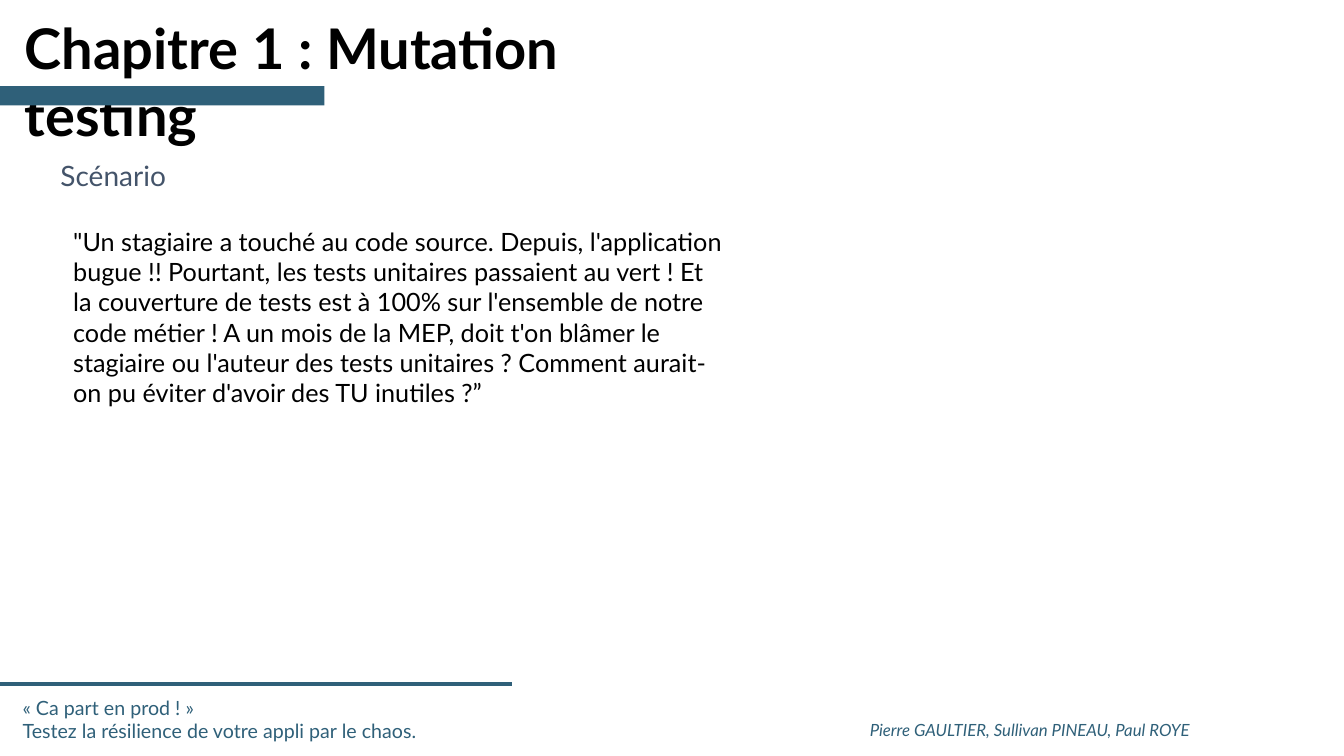
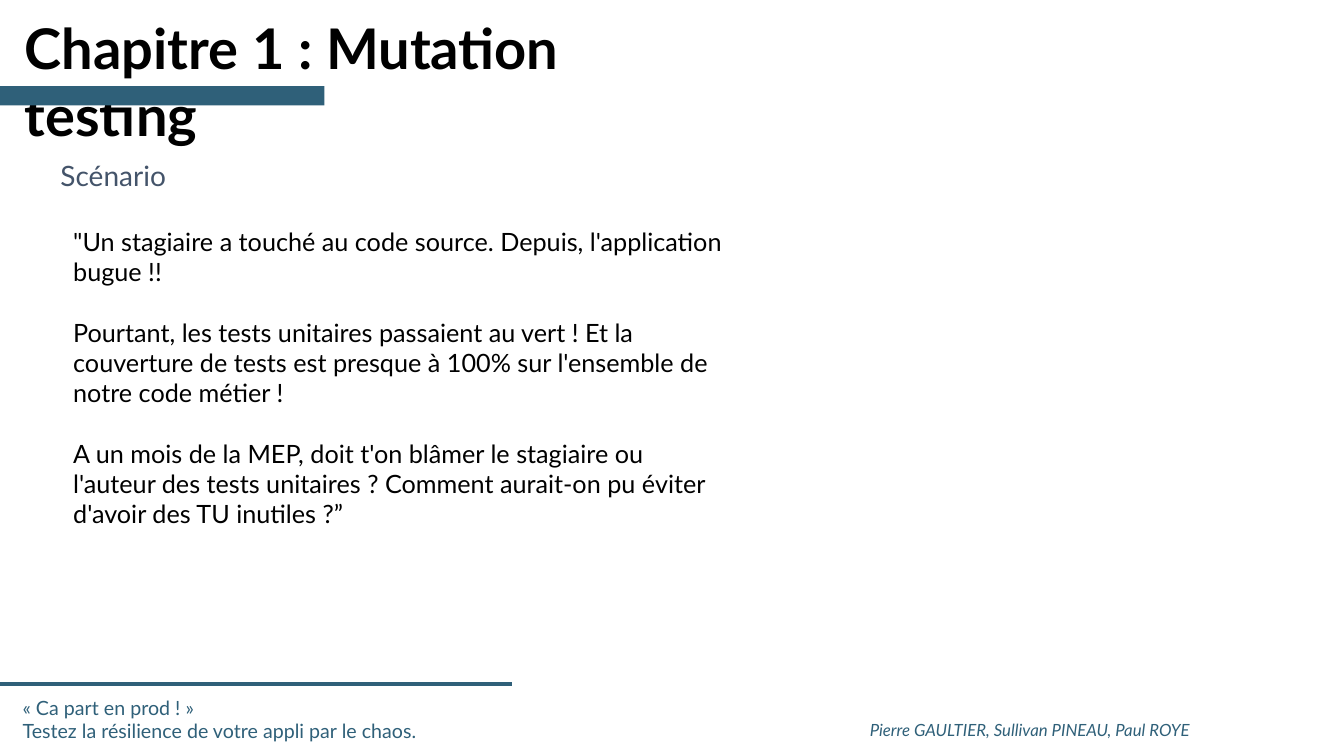
Before and after one commit to SII-Codelab-Chaos/Codelab-Chaos-TP, a slide deck: slide 9 of Hands-On -Chaos - SLIDES.pptx (slide 8 before the commit). Drawn at 1344x756 pixels with LibreOffice and Linux fonts; fonts in the diff are those of the drawing; background and template pictures are left out. Boxes give left, top, right and bottom in pixels: in the first picture for what was removed or moved away, otherwise in the second. Text is boxed around its words. In the diff, an @@ line names an element or a change of style, - is before the commit and + after.

```diff
--- a/Hands-On -Chaos - SLIDES.pptx
+++ b/Hands-On -Chaos - SLIDES.pptx
@@ text at [73,232,722,524]: text changed @@
-"Un stagiaire a touché au code source. Depuis, l'application bugue !! Pourtant, les tests unitaires passaient au vert ! Et la couverture de tests est à 100% sur l'ensemble de notre code métier ! A un mois de la MEP, doit t'on blâmer le stagiaire ou l'auteur des tests unitaires ? Comment aurait-on pu éviter d'avoir des TU inutiles ?”
+"Un stagiaire a touché au code source. Depuis, l'application bugue !!
+Pourtant, les tests unitaires passaient au vert ! Et la couverture de tests est presque à 100% sur l'ensemble de notre code métier !
+A un mois de la MEP, doit t'on blâmer le stagiaire ou l'auteur des tests unitaires ? Comment aurait-on pu éviter d'avoir des TU inutiles ?”
```
Also in this commit, not shown: 5 other slides changed, 2 slides added, 2 slides removed.
